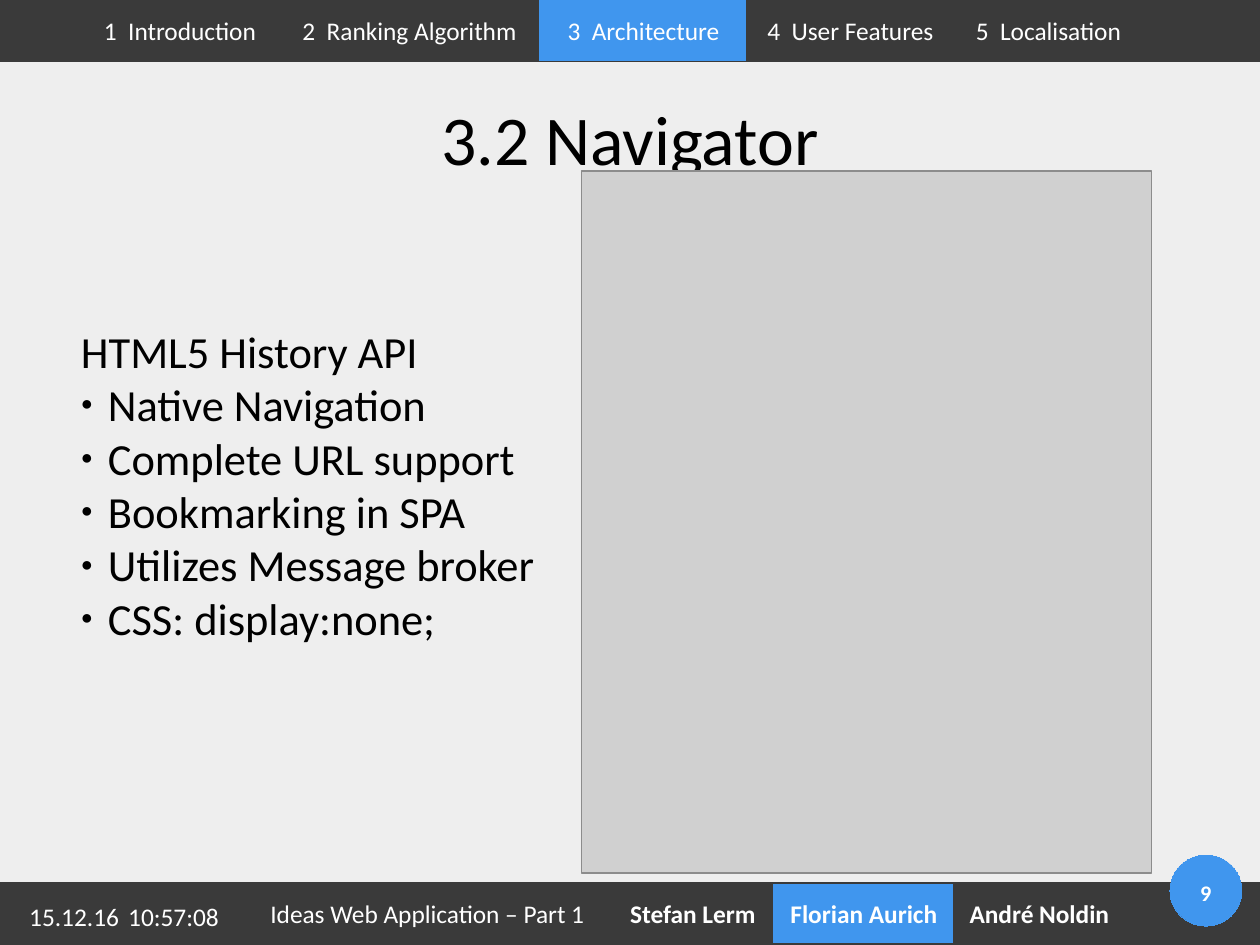
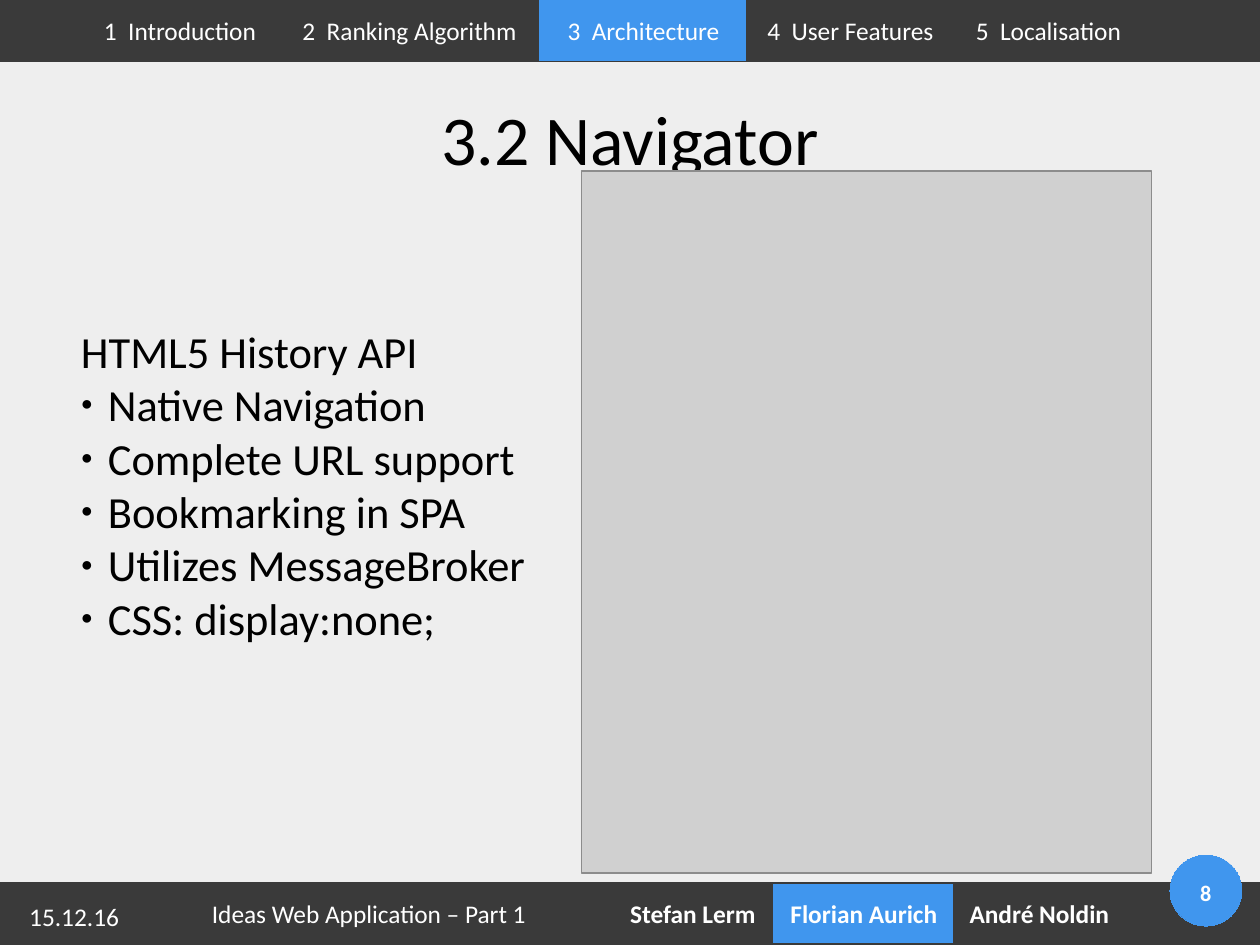
Before and after one commit to Geopras/IdeaWatcher, a slide deck: slide 8 of presentation/part1.odp (slide 9 before the commit). Drawn at 1260x945 pixels with LibreOffice and Linux fonts; fonts in the diff are those of the drawing; grey boxes stand for pictures; background and template pictures are left out. Boxes give left, top, right and bottom in pixels: in the first picture for what was removed or moved away, otherwise in the second. Text is boxed around its words. In the diff, an @@ line names an element or a change of style, - is before the commit and + after.

```diff
--- a/presentation/part1.odp
+++ b/presentation/part1.odp
@@ text at (108, 550, 525, 589): text changed @@
-● Utilizes Message broker
+● Utilizes MessageBroker
@@ rectangle "Ideas Web Application – Part ...": place and size @@
-rectangle "Ideas Web Application – Part ..." at (244, 885, 613, 943)
+rectangle "Ideas Web Application – Part ..." at (184, 885, 553, 943)
@@ page number at (1200, 885, 1211, 901): text changed @@
-9
+8
@@ text removed at (128, 908, 218, 926) @@
-10:57:08
```
Also in this commit, not shown: 13 other slides changed, 1 slide added, 2 other files.
